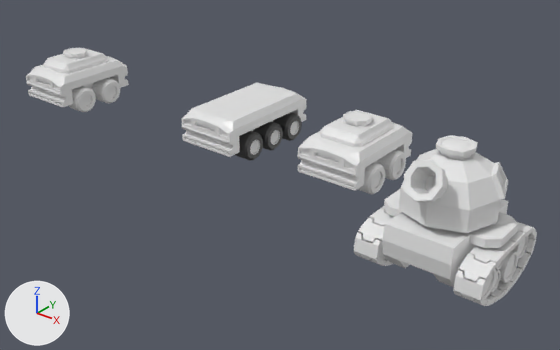
One commit to the Blender file blender/CharacterCourseChapter3/ModularVehicles.blend: the scene before it, then after it.
The view is the same before and after, from a camera (50 mm lens) standing at (0.49, -16.86, 8.84) and looking at (-11.98, -1.28, -0.82). The axes (+X, +Y, +Z) are drawn at lower left. The lights are the same throughout.

Before the edit, the objects in view are built like this:
```python
ob_body_004 = bpy.data.objects.new('Body.004', me_cube_013)
ob_body_004.location = (-21.28, -0.97, 0.0)
ob_cannon = bpy.data.objects.new('Cannon', me_cube_012)
ob_cannon.location = (-6.04, -2.94, 1.7)
ob_cannon.scale = (0.72, 0.72, 0.72)
ob_cylinder = bpy.data.objects.new('Cylinder', me_cylinder_007)
ob_cylinder.location = (-4.7, -2.09, 0.02)
ob_cylinder.rotation_euler = (0.0, 1.571, 0.0)  # degrees (0, 90, 0)
ob_cylinder.scale = (0.589, 0.589, 0.913)
ob_cylinder_001 = bpy.data.objects.new('Cylinder.001', me_cylinder_007)
ob_cylinder_001.location = (-4.7, -2.72, -0.21)
ob_cylinder_001.rotation_euler = (0.0, 1.571, 0.0)  # degrees (0, 90, 0)
ob_cylinder_001.scale = (0.71, 0.71, 1.1)
ob_cylinder_002 = bpy.data.objects.new('Cylinder.002', me_cylinder_007)
ob_cylinder_002.location = (-4.7, -3.89, -0.01)
ob_cylinder_002.rotation_euler = (0.0, 1.571, 0.0)  # degrees (0, 90, 0)
ob_cylinder_002.scale = (0.71, 0.71, 1.1)
ob_tankbody = bpy.data.objects.new('TankBody', me_cube_007)
ob_tankbody.location = (-5.9, -3.0, 0.3)
ob_tankbody.scale = (0.5, 0.5, 0.5)
ob_tankmirrorobject = bpy.data.objects.new('TankMirrorObject', None)
ob_tankmirrorobject.location = (-5.9, -3.0, 0.3)
ob_tanktracks = bpy.data.objects.new('TankTracks', me_plane_001)
ob_tanktracks.location = (-4.69, -3.0, 0.0)
ob_tanktracks.scale = (0.163, 0.163, 0.163)
ob_tanktrackscurve = bpy.data.objects.new('TankTracksCurve', cu_beziercircle_001)
ob_tanktrackscurve.location = (-4.708, -3.0, 0.0)
ob_tanktrackscurve.rotation_euler = (1.571, 0.0, 1.571)  # degrees (90, 0, 90)
ob_tanktrackscurve.scale = (1.46, 1.46, 0.163)
ob_wheel_004 = bpy.data.objects.new('Wheel.004', me_cylinder_002)
ob_wheel_004.location = (-14.28, 1.5, 0.0)
ob_wheel_014 = bpy.data.objects.new('Wheel.014', me_cylinder_006)
ob_wheel_014.location = (-21.28, 0.12, 0.0)
# also in view: 'Top.006' at (-21.28, -0.98, 0.78); 'Body.001' at (-14.28, -0.08, 0.07); 'TankTop' at (-5.86, -3.0, 1.62); 'Wheel' at (-10.28, -0.54, -0.4); 'Wheel.001' at (-14.28, -0.94, -0.4)
```
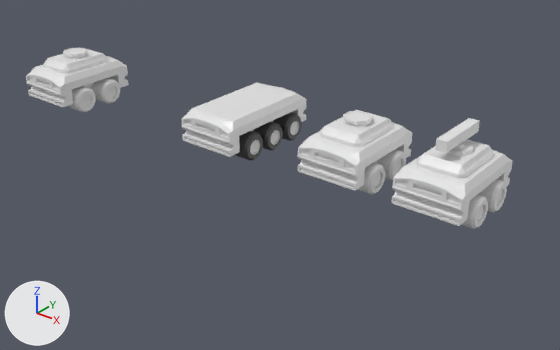
ob_tankmirrorobject is not drawn itself; it is used by a modifier of ob_tanktracks, ob_cylinder, ob_cylinder_001, ob_cylinder_002, ob_cylinder_003, ob_cylinder_004.
ob_tanktrackscurve is not drawn itself; it is used by a modifier of ob_tanktracks.

Location of each change, [x1, y1, x2, y2] in pixels of the pictures (560 x 350 px):
'TankTop', hidden: before [399, 135, 508, 233]
'TankBody', hidden: before [382, 189, 518, 287]
'Body.005', added: after [392, 150, 513, 226]
'TankTracks', hidden: before [354, 206, 537, 306]
'Top.007', added: after [416, 140, 494, 179]
'Cannon', hidden: before [404, 160, 448, 202]
'Cube', added: after [435, 118, 480, 153]
'Wheel.015', added: after [461, 194, 488, 229]
'Wheel.016', added: after [479, 179, 507, 212]
'Cylinder.001', hidden: before [499, 251, 518, 283]
'Cylinder.002', hidden: before [364, 239, 496, 299]
'Circle', added: after [446, 141, 473, 156]
'Cylinder', hidden: before [512, 235, 528, 259]
'Cylinder.003', hidden: before [491, 269, 501, 292]
'Cylinder.004', hidden: before [495, 258, 505, 270]
part 1 of me_cube_012, cut back: before [410, 167, 436, 194]

What changed in the scene script:
```text
Change me_cube_012:
    used by ob_cannon; location = (-6.04, -2.94, 1.7); scale = (0.72, 0.72, 0.72)
    remove me_cube_012.from_pydata(...)  # 56 vertices, 58 faces; spans x -0.421..0.77, y -2.255..-0.848, z -0.383..1.014
    add me_cube_012.from_pydata(...)  # 56 vertices, 50 faces; spans x -0.421..0.77, y -2.255..-0.848, z -0.383..1.014
    me_cube_012 part 1
    3 vertices are removed from x -0.016..0.365, y -1.437..-1.403, z -0.1..-0.043
    13 faces are deleted
    5 vertices move from x -0.083..0.432, y -1.307..-1.177, z 0.122..0.343 to x -0.153..0.502, y -1.635..-1.469, z 0.314..0.596
    3 vertices are added at (-0.068, -1.758, 0.104), (0.417, -1.758, 0.104), (0.174, -1.801, 0.031)
    5 new faces join them
Add me_cube_018:
    me_cube_018.from_pydata(...)  # a box spanning x -0.15..0.15, y -0.15..0.15, z -0.15..0.15
Add me_circle:
    me_circle.from_pydata(...)  # 80 vertices, 65 faces; spans x -0.4..0.4, y -0.4..0.4, z 0.0..0.212
Add me_cylinder_008:
    me_cylinder_008 = me_cylinder_006.copy(); me_cylinder_008.name = 'Cylinder.008'  # the mesh of ob_wheel_014
Add me_cube_016:
    me_cube_016.from_pydata(...)  # 31 vertices, 20 faces; spans x 0.0..0.679, y -0.951..0.0, z 0.551..0.836
    me_cube_016.materials.append(mat_material)  # white #e7e7e7
Change ob_tankbody:
    add ob_tankbody.hide_set(True)  # its collection is switched off
Change ob_tankmirrorobject:
    add ob_tankmirrorobject.hide_set(True)  # its collection is switched off
Change ob_tanktrackscurve:
    add ob_tanktrackscurve.hide_set(True)  # its collection is switched off
Change ob_tanktracks:
    add ob_tanktracks.hide_set(True)  # its collection is switched off
Change ob_cylinder:
    add ob_cylinder.hide_set(True)  # its collection is switched off
Change ob_cylinder_001:
    add ob_cylinder_001.hide_set(True)  # its collection is switched off
Change ob_cylinder_002:
    add ob_cylinder_002.hide_set(True)  # its collection is switched off
Change ob_cylinder_003:
    add ob_cylinder_003.hide_set(True)  # its collection is switched off
Change ob_cylinder_004:
    add ob_cylinder_004.hide_set(True)  # its collection is switched off
Change ob_tanktop:
    add ob_tanktop.hide_set(True)  # its collection is switched off
Change ob_cannon:
    add ob_cannon.hide_set(True)  # its collection is switched off
Add ob_cube:
    ob_cube = bpy.data.objects.new('Cube', me_cube_018)
    ob_cube.location = (-7.28, 0.0, 1.24)
    ob_cube.scale = (1.0, 5.84, 1.0)
Add ob_circle:
    ob_circle = bpy.data.objects.new('Circle', me_circle)
    ob_circle.location = (-7.28, 0.0, 0.84)
Add ob_wheel_016:
    ob_wheel_016 = bpy.data.objects.new('Wheel.016', me_cylinder_008)
    ob_wheel_016.location = (-7.28, 1.1, 0.0)
    _m = ob_wheel_016.modifiers.new('Mirror', 'MIRROR')
    _m.mirror_object = ob_body_005
Add ob_body_005:
    ob_body_005 = bpy.data.objects.new('Body.005', me_cube_013.copy())  # the mesh of ob_body_004
    ob_body_005.location = (-7.28, 0.0, 0.0)
    _m = ob_body_005.modifiers.new('Mirror', 'MIRROR')
    _m.use_axis = (True, True, False)
    _m.use_clip = True
Add ob_wheel_015:
    ob_wheel_015 = bpy.data.objects.new('Wheel.015', me_cylinder_008)
    ob_wheel_015.location = (-7.28, 0.0, 0.0)
    _m = ob_wheel_015.modifiers.new('Mirror', 'MIRROR')
    _m.mirror_object = ob_body_005
Add ob_top_007:
    ob_top_007 = bpy.data.objects.new('Top.007', me_cube_016)
    ob_top_007.location = (-7.28, 0.0, 0.0)
    _m = ob_top_007.modifiers.new('Mirror', 'MIRROR')
    _m.use_axis = (True, True, False)
    _m.use_clip = True
```
